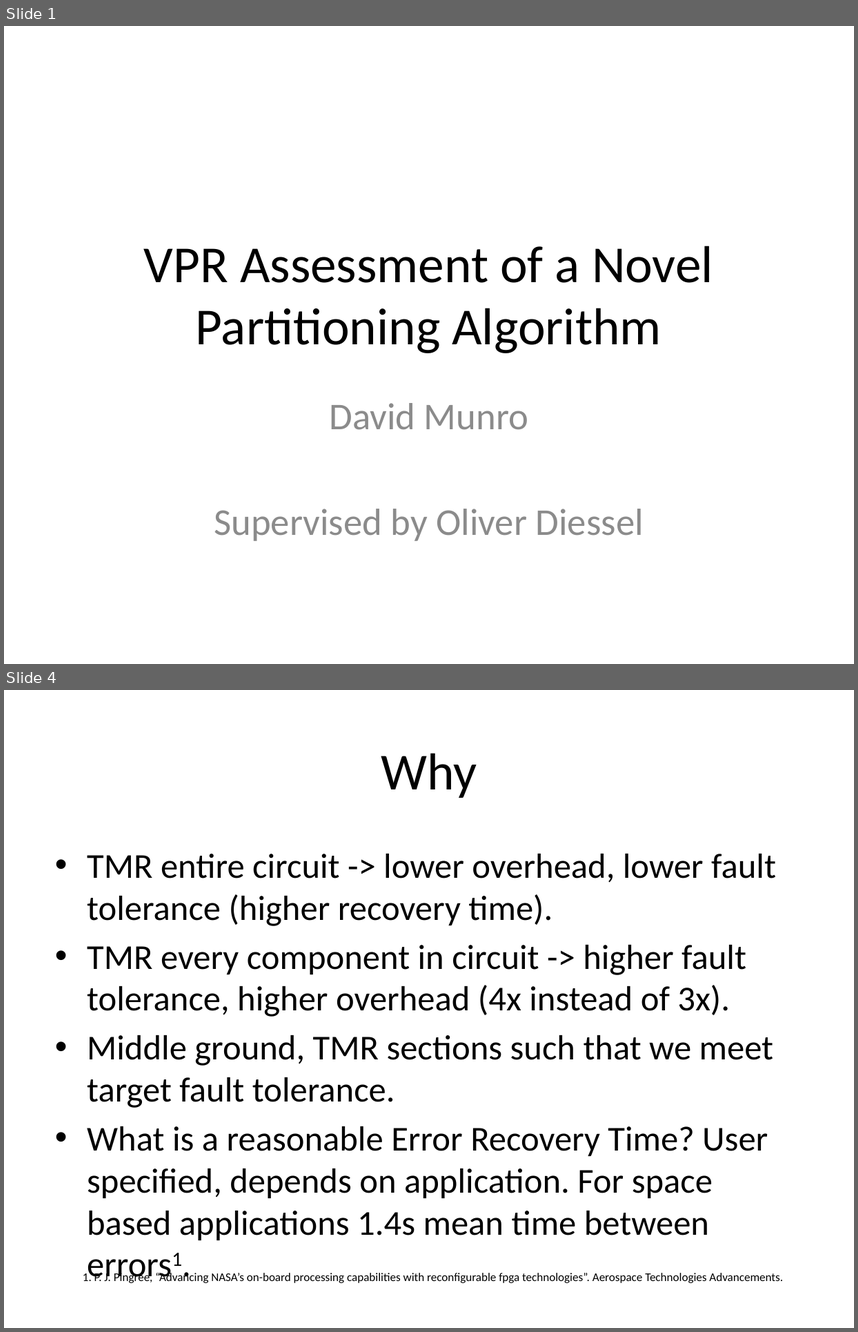
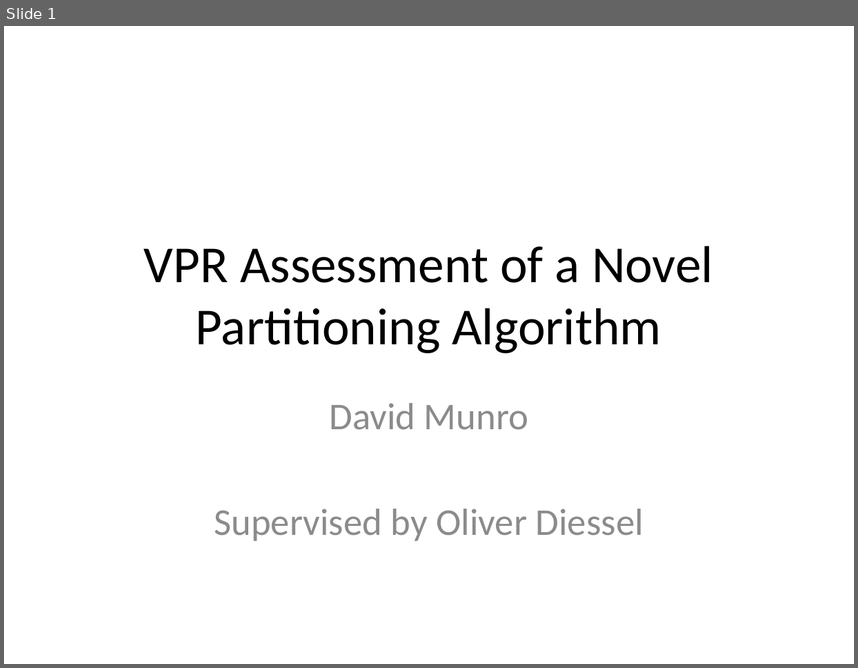
Before and after one commit to Jemima/ths, a slide deck: demo.pptx. Shown one above the other, each under a label of ours: slides 1 and 4 before the commit, slide 1 after it; the slides between them are not shown. The pictures are 858x1332 and 858x668 pixels, drawn with LibreOffice and Linux fonts; fonts in the diff are those of the drawing. Boxes give left, top, right and bottom in pixels: in the first picture for what was removed or moved away, otherwise in the second. Text is boxed around its words. In the diff, an @@ line names an element or a change of style, - is before the commit and + after.

```diff
--- a/demo.pptx
+++ b/demo.pptx
@@ slide 4 removed at (4,690,854,1328), background #FFFFFF @@
@@ title removed at (381,753,477,798) @@
-Why
@@ text removed at (87,854,776,1240) @@
-• TMR entire circuit -> lower overhead, lower fault tolerance (higher recovery time).
-• TMR every component in circuit -> higher fault tolerance, higher overhead (4x instead of 3x).
-• Middle ground, TMR sections such that we meet target fault tolerance.
-• What is a reasonable Error Recovery Time? User specified, depends on application. For space based applications 1.4s mean time between errors1.
@@ text removed at (83,1271,783,1283) @@
-1. P. J. Pingree, “Advancing NASA’s on-board processing capabilities with reconﬁgurable fpga technologies”. Aerospace Technologies Advancements.
```
Also in this commit, not shown: 7 slides changed, 2 slides added, 4 other slides removed, 11 other files.
